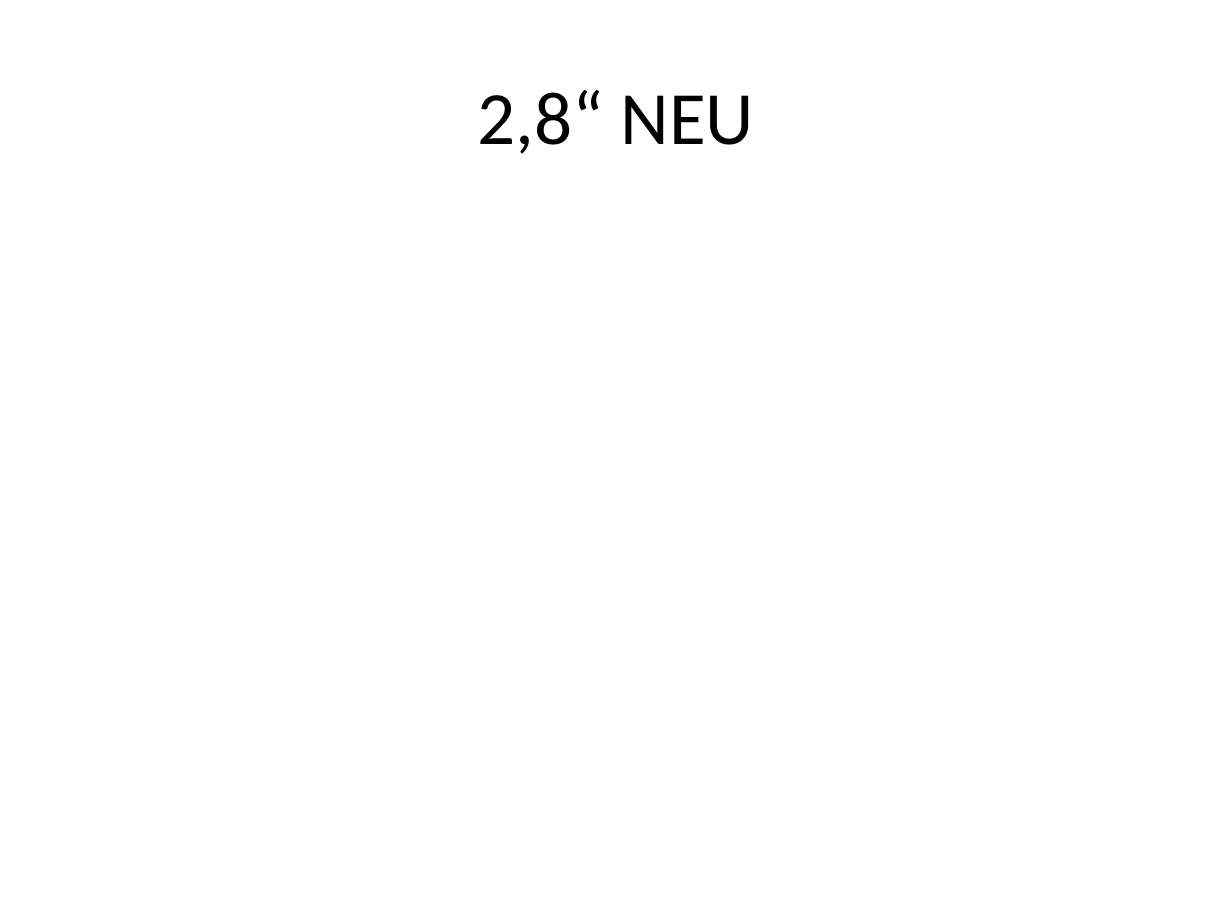
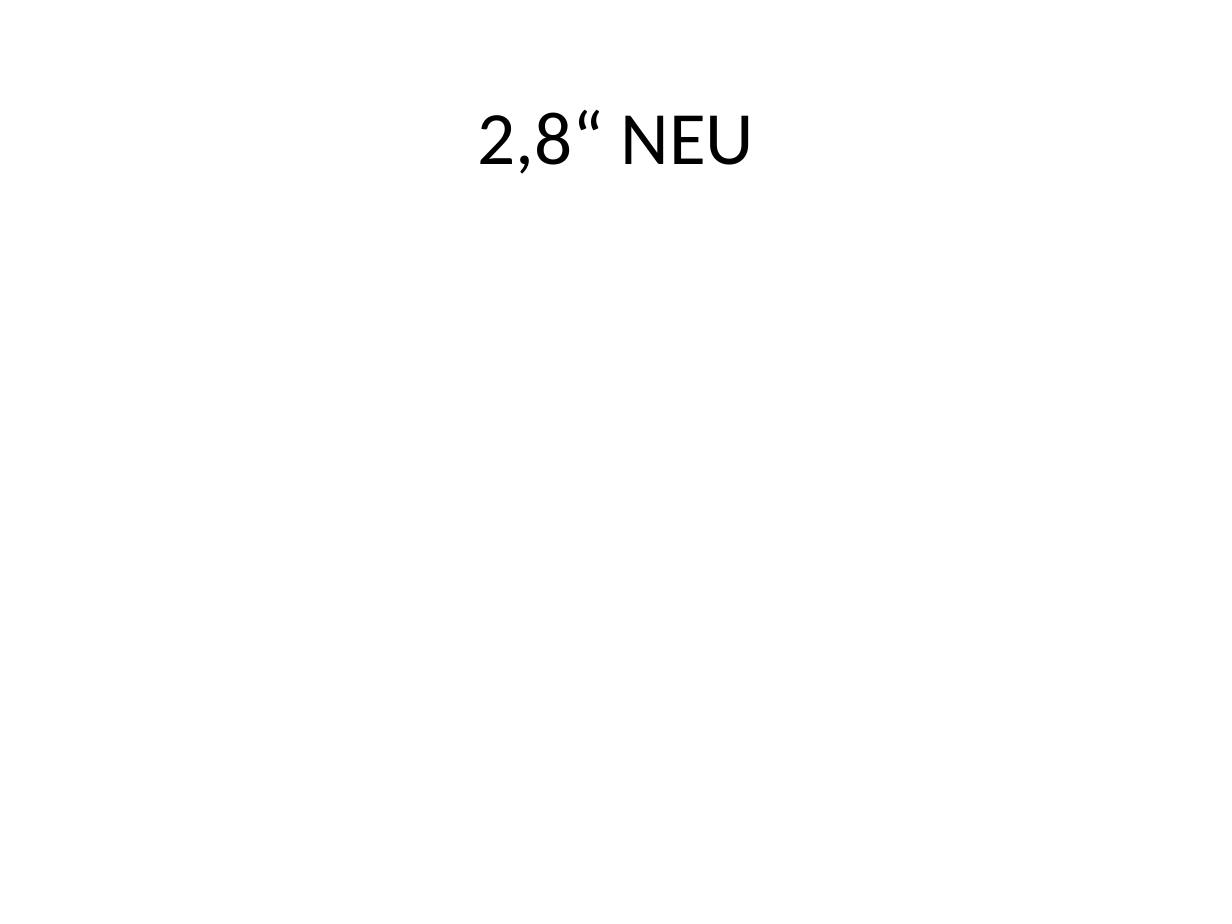
Before and after one commit to WLANThermo/WLANThermo_v2, a slide deck: slide 1 of nextion/Nextion Design Blackline2.pptx. Drawn at 1232x924 pixels with LibreOffice and Linux fonts; fonts in the diff are those of the drawing. Boxes give left, top, right and bottom in pixels: in the first picture for what was removed or moved away, otherwise in the second. Text is boxed around its words. In the diff, an @@ line names an element or a change of style, - is before the commit and + after.

```diff
--- a/nextion/Nextion Design Blackline2.pptx
+++ b/nextion/Nextion Design Blackline2.pptx
@@ title "2,8“ NEU": place and size @@
-title "2,8“ NEU" at (477,90,755,154)
+title "2,8“ NEU" at (477,110,755,174)
```
Also in this commit, not shown: 2 other slides changed, 8 other files.
